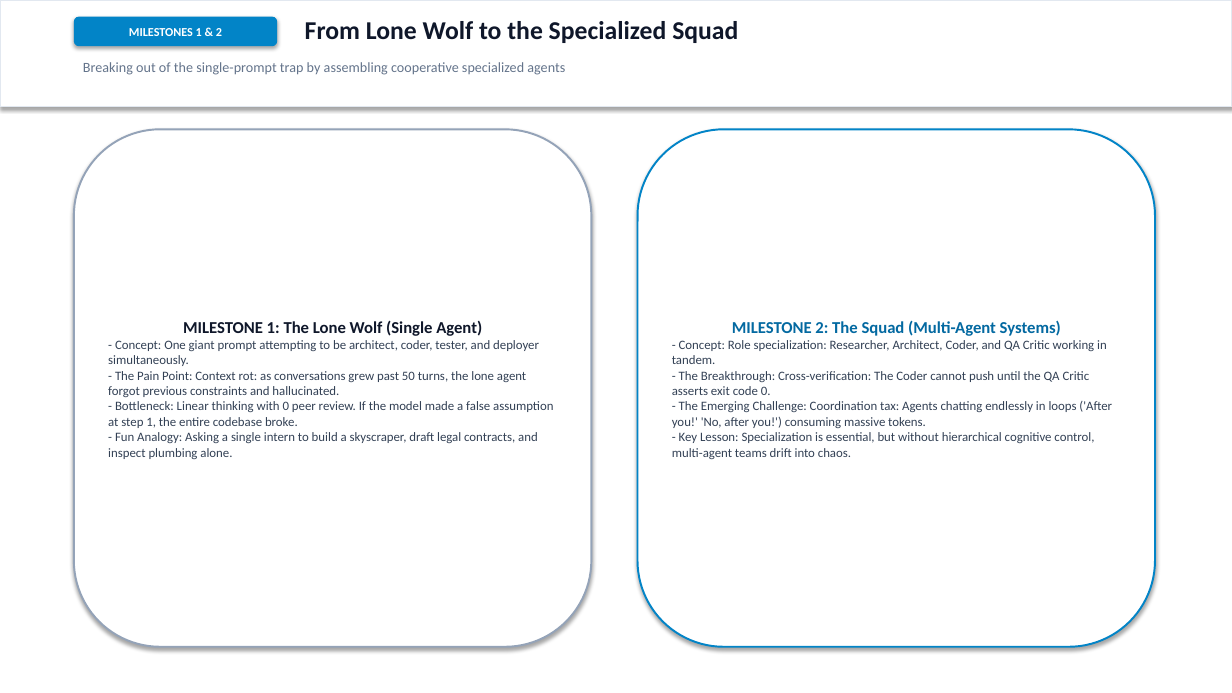
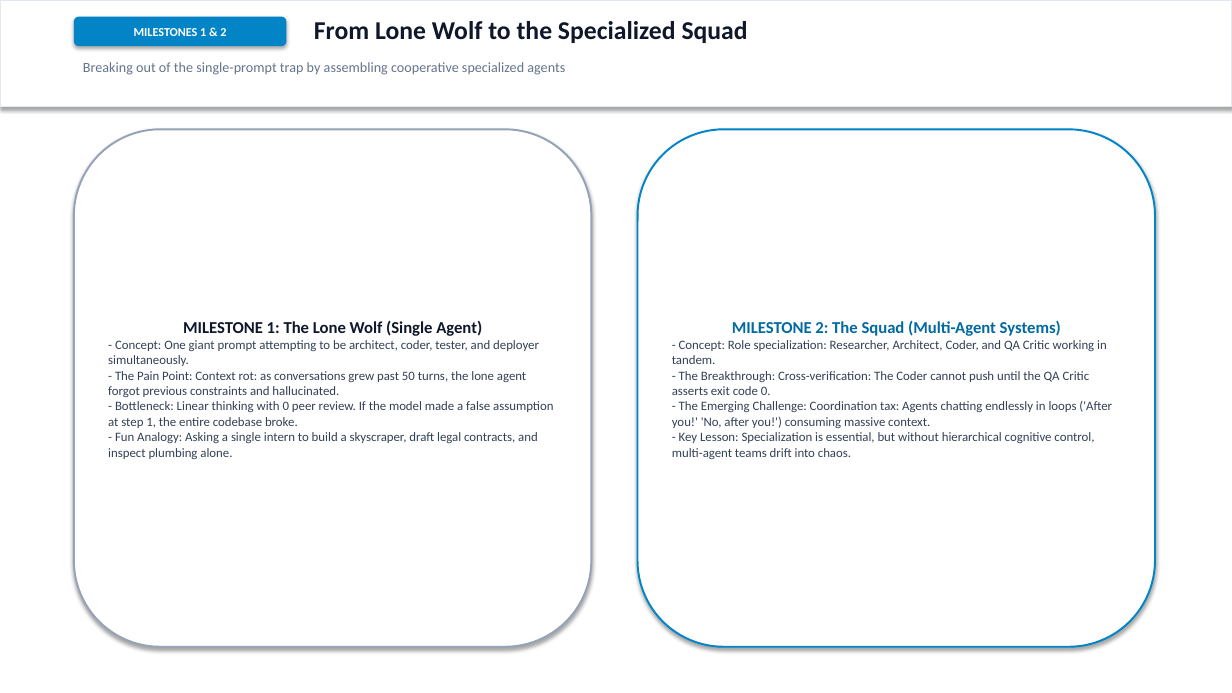
Before and after one commit to cosmosanalytics/uat-copilot-local, a slide deck: slide 3 of AI_Journey_Single_Agent_to_Ambient_Enterprise.pptx. Drawn at 1232x693 pixels with LibreOffice and Linux fonts; fonts in the diff are those of the drawing. Boxes give left, top, right and bottom in pixels: in the first picture for what was removed or moved away, otherwise in the second. Text is boxed around its words. In the diff, an @@ line names an element or a change of style, - is before the commit and + after.

```diff
--- a/AI_Journey_Single_Agent_to_Ambient_Enterprise.pptx
+++ b/AI_Journey_Single_Agent_to_Ambient_Enterprise.pptx
@@ rounded rectangle "MILESTONES 1 & 2": place and size @@
-rounded rectangle "MILESTONES 1 & 2" at [74,17,277,46]
+rounded rectangle "MILESTONES 1 & 2" at [74,17,287,46]
@@ text "From Lone Wolf to the ...": place and size @@
-text "From Lone Wolf to the ..." at [305,21,738,43]
+text "From Lone Wolf to the ..." at [314,21,748,43]
@@ text in rounded rectangle at [672,401,1112,428]: text changed @@
-- The Emerging Challenge: Coordination tax: Agents chatting endlessly in loops ('After you!' 'No, after you!') consuming massive tokens.
+- The Emerging Challenge: Coordination tax: Agents chatting endlessly in loops ('After you!' 'No, after you!') consuming massive context.
```
Also in this commit, not shown: 8 other slides changed, 1 slide added, 1 slide removed, 6 other files.
